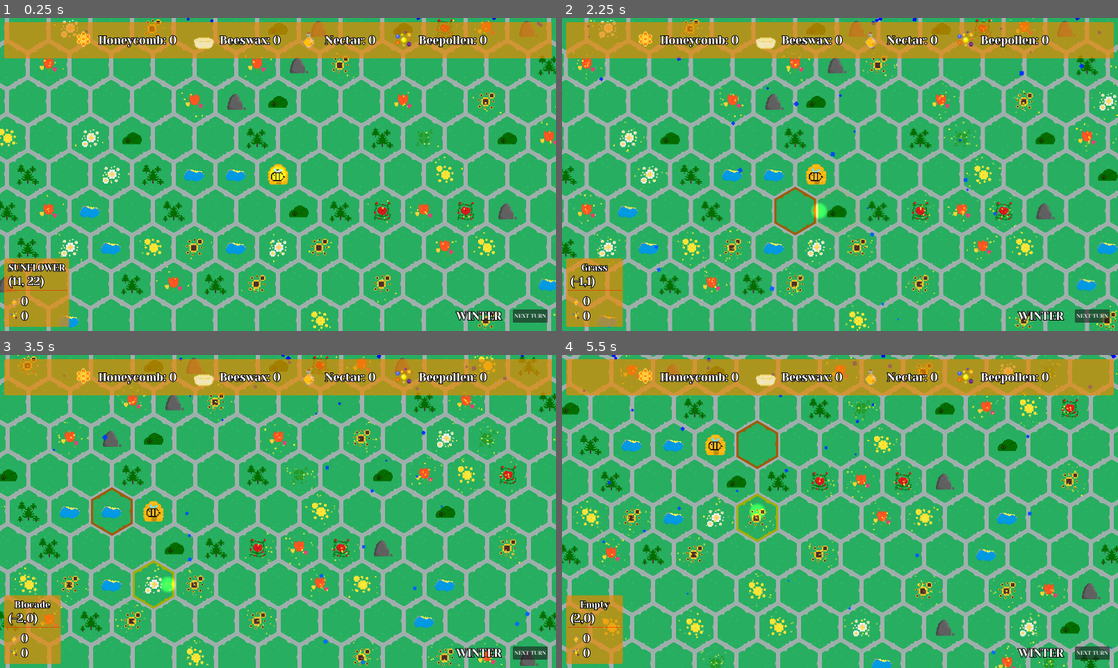
Above: before the commit, frames 1-4 (two rows, left to right).
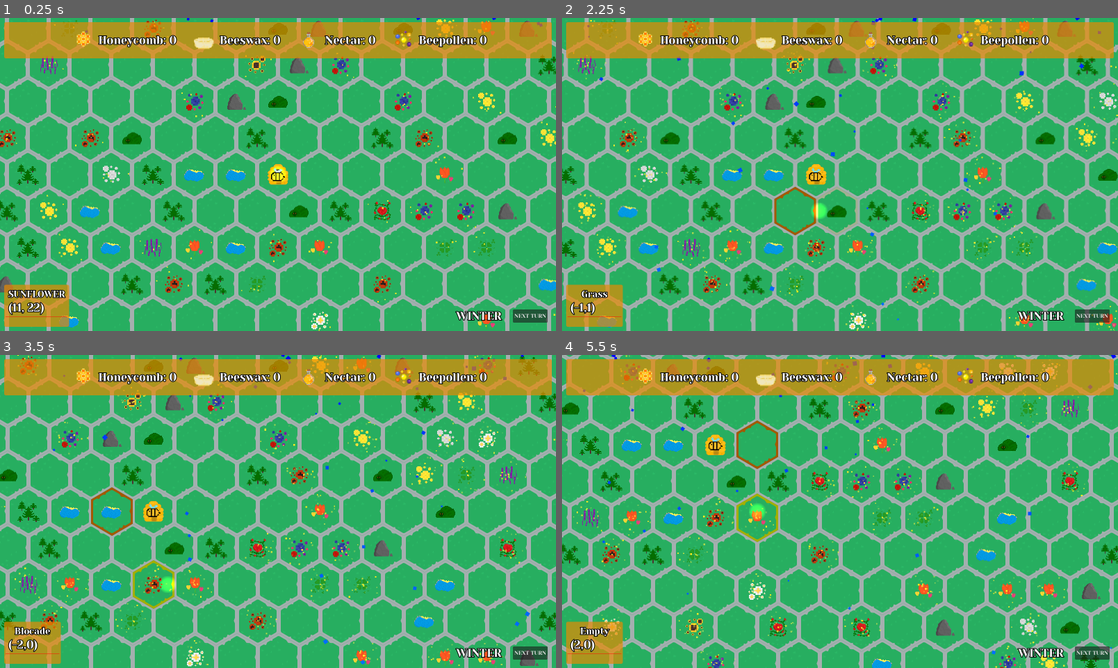
Above: after the commit, the same moments.

Repository: SpeedfireV/slavic-game-jam
Game: Godot game, scene res://game.tscn
Two runs of this game, one before a commit and one after it. Both use one fixed random seed, a clock stepped at 60 frames per second and the inputs below.
Inputs (mouse positions are in pixels of both pictures, inside the frame that each line leads up to):
- Up to frame 1 (0.25 s): no input
- Up to frame 2 (2.25 s): drag from (840, 174) to (878, 246) at 0.52 s; drag from (862, 212) to (817, 136) at 1.27 s; move the mouse to (817, 212) at 2.02 s; hold D (move_right) from 2.03 s (still down); click (817, 212) at 2.1 s
- Up to frame 3 (3.5 s): release D (move_right) at 2.75 s; drag from (127, 511) to (166, 583) at 2.77 s
- Up to frame 4 (5.5 s): drag from (695, 473) to (717, 583) at 3.52 s; drag from (734, 473) to (717, 583) at 4.27 s; move the mouse to (756, 511) at 5.02 s; hold S (move_down) from 5.03 s (still down); click (756, 511) at 5.1 s

The runs differ from the first frame. In frame 1, 4.9% of the frame differs, in the area x 0-100%, y 0-100%; in frame 2, 4.7%; in frame 3, 4.7%; in frame 4, 4.8%.

Commit message:
ui fixed

Diff:
--- a/flower.gd
+++ b/flower.gd
@@ -1 +1,4 @@
 class_name Flower extends HexagonResource
+
+@export var flower_name:String
+@export var flower_texture:Texture2D
--- a/flowers.gd
+++ b/flowers.gd
@@ -6,6 +6,19 @@
 const ROSE_TEXTURE: Texture2D = preload("res://assets/flowers/rose.png")
 const SUNFLOWER_TEXTURE: Texture2D = preload("res://assets/flowers/sunflower.png")
 const CLOVER_TEXTURE: Texture2D = preload("res://assets/flowers/clover.png")
+
+const CLOVER_FLOWER:Flower = preload("res://flowers/clover.tres")
+const CORNFLOWER_FLOWER:Flower = preload("res://flowers/cornflower.tres")
+const DAISY_FLOWER:Flower = preload("res://flowers/daisy.tres")
+const DANDELION_FLOWER:Flower = preload("res://flowers/dandelion.tres")
+const DANDELION_OLD_FLOWER:Flower = preload("res://flowers/dandelion_old.tres")
+const FIELD_POPPY_FLOWER:Flower = preload("res://flowers/field_poppy.tres")
+const LAVENDER_FLOWER:Flower = preload("res://flowers/lavender.tres")
+const ROSE_FLOWER:Flower = preload("res://flowers/rose.tres")
+const SUNFLOWER_FLOWER:Flower = preload("res://flowers/sunflower.tres")
+const TULIP_FLOWER:Flower = preload("res://flowers/tulip.tres")
+const VIOLET_FLOWER:Flower = preload("res://flowers/violet.tres")
+
 const FLOWER_TEXTURES: Array[Texture2D] = [
 	DANDELION_TEXTURE,
 	DAISY_TEXTURE,
@@ -14,3 +27,17 @@
 	SUNFLOWER_TEXTURE,
 	CLOVER_TEXTURE
 ]
+
+const FLOWER_TYPES: Array[Flower] = [
+	CLOVER_FLOWER,
+	CORNFLOWER_FLOWER,
+	DAISY_FLOWER,
+	DANDELION_FLOWER,
+	DANDELION_OLD_FLOWER,
+	FIELD_POPPY_FLOWER,
+	LAVENDER_FLOWER,
+	ROSE_FLOWER,
+	SUNFLOWER_FLOWER,
+	TULIP_FLOWER,
+	VIOLET_FLOWER,
+]
--- a/flowers/clover.tres
+++ b/flowers/clover.tres
@@ -1,5 +1,6 @@
-[gd_resource type="Resource" script_class="Flower" load_steps=4 format=3 uid="uid://ba6ij74koljhj"]
+[gd_resource type="Resource" script_class="Flower" load_steps=5 format=3 uid="uid://ba6ij74koljhj"]
 
+[ext_resource type="Texture2D" uid="uid://br2l8t2y5xwxe" path="res://assets/flowers/clover.png" id="1_hl2jr"]
 [ext_resource type="Script" uid="uid://0t5ugduq8561" path="res://collectable_resources.gd" id="1_r023t"]
 [ext_resource type="Script" uid="uid://c8gdaunyatd4t" path="res://flower.gd" id="1_xvdi3"]
 
@@ -14,10 +15,7 @@
 
 [resource]
 script = ExtResource("1_xvdi3")
-energy = 0
-collect_times = 0
-can_grow_summer = true
-can_grow_fall = true
-can_grow_spring = true
+flower_name = "Clover"
+flower_texture = ExtResource("1_hl2jr")
 possible_resources = SubResource("Resource_hl2jr")
 metadata/_custom_type_script = "uid://c8gdaunyatd4t"
--- a/flowers/cornflower.tres
+++ b/flowers/cornflower.tres
@@ -1,7 +1,8 @@
-[gd_resource type="Resource" script_class="Flower" load_steps=4 format=3 uid="uid://mbo6v5ffqoac"]
+[gd_resource type="Resource" script_class="Flower" load_steps=5 format=3 uid="uid://mbo6v5ffqoac"]
 
 [ext_resource type="Script" uid="uid://c8gdaunyatd4t" path="res://flower.gd" id="1_44yfs"]
 [ext_resource type="Script" uid="uid://0t5ugduq8561" path="res://collectable_resources.gd" id="1_iv7jx"]
+[ext_resource type="Texture2D" uid="uid://dh826il258adg" path="res://assets/flowers/cornflower.png" id="1_jtq0u"]
 
 [sub_resource type="Resource" id="Resource_jtq0u"]
 script = ExtResource("1_iv7jx")
@@ -14,7 +15,7 @@
 
 [resource]
 script = ExtResource("1_44yfs")
-energy = 0
-collectable_times = 0
+flower_name = "Cornflower"
+flower_texture = ExtResource("1_jtq0u")
 possible_resources = SubResource("Resource_jtq0u")
 metadata/_custom_type_script = "uid://c8gdaunyatd4t"
--- a/flowers/daisy.tres
+++ b/flowers/daisy.tres
@@ -1,7 +1,8 @@
-[gd_resource type="Resource" script_class="Flower" load_steps=4 format=3 uid="uid://cgeh48570wc6r"]
+[gd_resource type="Resource" script_class="Flower" load_steps=5 format=3 uid="uid://cgeh48570wc6r"]
 
 [ext_resource type="Script" uid="uid://c8gdaunyatd4t" path="res://flower.gd" id="1_5oc7o"]
 [ext_resource type="Script" uid="uid://0t5ugduq8561" path="res://collectable_resources.gd" id="1_btcvo"]
+[ext_resource type="Texture2D" uid="uid://dpr7bcx08u2kx" path="res://assets/flowers/daisy.png" id="1_skrm6"]
 
 [sub_resource type="Resource" id="Resource_skrm6"]
 script = ExtResource("1_btcvo")
@@ -14,7 +15,7 @@
 
 [resource]
 script = ExtResource("1_5oc7o")
-energy = 0
-collectable_times = 0
+flower_name = "Daisy"
+flower_texture = ExtResource("1_skrm6")
 possible_resources = SubResource("Resource_skrm6")
 metadata/_custom_type_script = "uid://c8gdaunyatd4t"
--- a/flowers/dandelion.tres
+++ b/flowers/dandelion.tres
@@ -1,7 +1,8 @@
-[gd_resource type="Resource" script_class="Flower" load_steps=4 format=3 uid="uid://bv1452qfca6i8"]
+[gd_resource type="Resource" script_class="Flower" load_steps=5 format=3 uid="uid://bv1452qfca6i8"]
 
 [ext_resource type="Script" uid="uid://0t5ugduq8561" path="res://collectable_resources.gd" id="1_68lp4"]
 [ext_resource type="Script" uid="uid://c8gdaunyatd4t" path="res://flower.gd" id="1_dkdwr"]
+[ext_resource type="Texture2D" uid="uid://bb1lp3slrikfi" path="res://assets/flowers/dandelion.png" id="1_loyc2"]
 
 [sub_resource type="Resource" id="Resource_loyc2"]
 script = ExtResource("1_68lp4")
@@ -14,7 +15,7 @@
 
 [resource]
 script = ExtResource("1_dkdwr")
-energy = 0
-collectable_times = 0
+flower_name = "Dandelion"
+flower_texture = ExtResource("1_loyc2")
 possible_resources = SubResource("Resource_loyc2")
 metadata/_custom_type_script = "uid://c8gdaunyatd4t"
--- a/flowers/dandelion_old.tres
+++ b/flowers/dandelion_old.tres
@@ -1,7 +1,8 @@
-[gd_resource type="Resource" script_class="Flower" load_steps=4 format=3 uid="uid://dl3xjrffvoiho"]
+[gd_resource type="Resource" script_class="Flower" load_steps=5 format=3 uid="uid://dl3xjrffvoiho"]
 
 [ext_resource type="Script" uid="uid://c8gdaunyatd4t" path="res://flower.gd" id="1_0wolf"]
 [ext_resource type="Script" uid="uid://0t5ugduq8561" path="res://collectable_resources.gd" id="1_5j61p"]
+[ext_resource type="Texture2D" uid="uid://dqb8dtbumvruc" path="res://assets/flowers/dandelion_old.png" id="1_42kwx"]
 
 [sub_resource type="Resource" id="Resource_42kwx"]
 script = ExtResource("1_5j61p")
@@ -14,7 +15,7 @@
 
 [resource]
 script = ExtResource("1_0wolf")
-energy = 0
-collectable_times = 0
+flower_name = "Dandelion Old"
+flower_texture = ExtResource("1_42kwx")
 possible_resources = SubResource("Resource_42kwx")
 metadata/_custom_type_script = "uid://c8gdaunyatd4t"
--- a/flowers/field_poppy.tres
+++ b/flowers/field_poppy.tres
@@ -1,6 +1,7 @@
-[gd_resource type="Resource" script_class="Flower" load_steps=4 format=3 uid="uid://b8ssh76lf01b"]
+[gd_resource type="Resource" script_class="Flower" load_steps=5 format=3 uid="uid://b8ssh76lf01b"]
 
 [ext_resource type="Script" uid="uid://0t5ugduq8561" path="res://collectable_resources.gd" id="1_i52bh"]
+[ext_resource type="Texture2D" uid="uid://cfr3ixstc45aq" path="res://assets/flowers/field_poppy.png" id="1_iiwrw"]
 [ext_resource type="Script" uid="uid://c8gdaunyatd4t" path="res://flower.gd" id="1_yty1l"]
 
 [sub_resource type="Resource" id="Resource_iiwrw"]
@@ -14,7 +15,7 @@
 
 [resource]
 script = ExtResource("1_yty1l")
-energy = 0
-collectable_times = 0
+flower_name = "Field Poppy"
+flower_texture = ExtResource("1_iiwrw")
 possible_resources = SubResource("Resource_iiwrw")
 metadata/_custom_type_script = "uid://c8gdaunyatd4t"
--- a/flowers/lavender.tres
+++ b/flowers/lavender.tres
@@ -1,7 +1,10 @@
-[gd_resource type="Resource" script_class="Flower" load_steps=2 format=3 uid="uid://c4ckjv4lohhhk"]
+[gd_resource type="Resource" script_class="Flower" load_steps=3 format=3 uid="uid://c4ckjv4lohhhk"]
 
+[ext_resource type="Texture2D" uid="uid://dnwgn7b8yracu" path="res://assets/flowers/lavender.png" id="1_cxivd"]
 [ext_resource type="Script" uid="uid://c8gdaunyatd4t" path="res://flower.gd" id="1_mg0f6"]
 
 [resource]
 script = ExtResource("1_mg0f6")
+flower_name = "Lavender"
+flower_texture = ExtResource("1_cxivd")
 metadata/_custom_type_script = "uid://c8gdaunyatd4t"
--- a/flowers/rose.tres
+++ b/flowers/rose.tres
@@ -1,7 +1,10 @@
-[gd_resource type="Resource" script_class="Flower" load_steps=2 format=3 uid="uid://cu7flfaff4vp5"]
+[gd_resource type="Resource" script_class="Flower" load_steps=3 format=3 uid="uid://cu7flfaff4vp5"]
 
 [ext_resource type="Script" uid="uid://c8gdaunyatd4t" path="res://flower.gd" id="1_h0ng6"]
+[ext_resource type="Texture2D" uid="uid://crpl8gqtj7crn" path="res://assets/flowers/rose.png" id="1_v21rf"]
 
 [resource]
 script = ExtResource("1_h0ng6")
+flower_name = "Rose"
+flower_texture = ExtResource("1_v21rf")
 metadata/_custom_type_script = "uid://c8gdaunyatd4t"
--- a/flowers/sunflower.tres
+++ b/flowers/sunflower.tres
@@ -1,7 +1,8 @@
-[gd_resource type="Resource" script_class="Flower" load_steps=4 format=3 uid="uid://dhmc3oxjsqoe7"]
+[gd_resource type="Resource" script_class="Flower" load_steps=5 format=3 uid="uid://dhmc3oxjsqoe7"]
 
 [ext_resource type="Script" uid="uid://c8gdaunyatd4t" path="res://flower.gd" id="1_i03ns"]
 [ext_resource type="Script" uid="uid://0t5ugduq8561" path="res://collectable_resources.gd" id="1_jpftj"]
+[ext_resource type="Texture2D" uid="uid://bigc8owakqnqh" path="res://assets/flowers/sunflower.png" id="1_lh8cp"]
 
 [sub_resource type="Resource" id="Resource_lh8cp"]
 script = ExtResource("1_jpftj")
@@ -14,7 +15,7 @@
 
 [resource]
 script = ExtResource("1_i03ns")
-energy = 0
-collectable_times = 0
+flower_name = "Sunflower"
+flower_texture = ExtResource("1_lh8cp")
 possible_resources = SubResource("Resource_lh8cp")
 metadata/_custom_type_script = "uid://c8gdaunyatd4t"
--- a/flowers/tulip.tres
+++ b/flowers/tulip.tres
@@ -1,7 +1,10 @@
-[gd_resource type="Resource" script_class="Flower" load_steps=2 format=3 uid="uid://j62s5jhk145q"]
+[gd_resource type="Resource" script_class="Flower" load_steps=3 format=3 uid="uid://j62s5jhk145q"]
 
+[ext_resource type="Texture2D" uid="uid://313hvlqi8me4" path="res://assets/flowers/tulip.png" id="1_4i7pw"]
 [ext_resource type="Script" uid="uid://c8gdaunyatd4t" path="res://flower.gd" id="1_eoxy3"]
 
 [resource]
 script = ExtResource("1_eoxy3")
+flower_name = "Tulip"
+flower_texture = ExtResource("1_4i7pw")
 metadata/_custom_type_script = "uid://c8gdaunyatd4t"
--- a/flowers/violet.tres
+++ b/flowers/violet.tres
@@ -1,7 +1,10 @@
-[gd_resource type="Resource" script_class="Flower" load_steps=2 format=3 uid="uid://b54g8wdc8u58p"]
+[gd_resource type="Resource" script_class="Flower" load_steps=3 format=3 uid="uid://b54g8wdc8u58p"]
 
 [ext_resource type="Script" uid="uid://c8gdaunyatd4t" path="res://flower.gd" id="1_3lcsk"]
+[ext_resource type="Texture2D" uid="uid://313hvlqi8me4" path="res://assets/flowers/tulip.png" id="1_go847"]
 
 [resource]
 script = ExtResource("1_3lcsk")
+flower_name = "Violet"
+flower_texture = ExtResource("1_go847")
 metadata/_custom_type_script = "uid://c8gdaunyatd4t"
--- a/map/map_hexagon.gd
+++ b/map/map_hexagon.gd
@@ -16,6 +16,8 @@
 	Blocade,
 	Grass
 }
+
+var flower_resource: Flower
 
 var possible_random_hexagon_types: Array[HexagonType] = [
 	HexagonType.Empty,
@@ -82,6 +84,7 @@
 @onready var interaction_area: Area2D = %InteractionArea
 @onready var flower_particles: CPUParticles2D = %FlowerParticles
 
+
 var neighbours: Neighbours = Neighbours.new()
 var coords: Vector2i = Vector2i.ZERO
 var hexagon_type: HexagonType = HexagonType.Empty
@@ -122,7 +125,8 @@
 		hexagon_resource.texture = OBSTACLES[randi() % OBSTACLES.size()]
 		hexagon_resource.scale = Vector2(2, 2)
 	if hexagon_type == HexagonType.Flower:
-		hexagon_resource.texture = Flowers.FLOWER_TEXTURES.pick_random()
+		flower_resource = Flowers.FLOWER_TYPES.pick_random()
+		hexagon_resource.texture = flower_resource.flower_texture
 		hexagon_resource.scale = Vector2(1.7, 1.7)
 		flower_particles.emitting = true
 	if hexagon_type == HexagonType.Beehive:
--- a/ui/hex_description/hex_description.gd
+++ b/ui/hex_description/hex_description.gd
@@ -4,21 +4,36 @@
 @onready var coordinates_label: Label = %Coords
 
 @onready var nectar_label: Label = %NectarLabel
+@onready var nectar_icon: TextureRect = %NectarIcon
 @onready var beepollen_label: Label = %BeepollenLabel
+@onready var beepollen_icon: TextureRect = %BeepollenIcon
 
-var show_info_resources :bool = true
+var show_info_resources :bool = false
+
+func _ready() -> void:
+	GameManager.hexagon_selected.connect(update_info)
 
 func update_info(hexagon: MapHexagon):
 	if hexagon.hexagon_type == MapHexagon.HexagonType.Flower:
 		show_info_resources = true
+		resource_name_label.text = hexagon.flower_resource.flower_name
 	else:
 		show_info_resources = false
+		resource_name_label.text = hexagon.get_hex_resource_name()
 
-	resource_name_label.text = hexagon.get_hex_resource_name()
 	coordinates_label.text = "(" + str(hexagon.coords.x) + "," + str (hexagon.coords.y / 3) + ")"
 
 
 func _process(delta: float) -> void:
-	if show_info_resources:
-		nectar_label.text = str(GameManager.collectable_resources.nectar)
-		beepollen_label.text = str(GameManager.collectable_resources.beepollen)
+	if !show_info_resources:
+		nectar_label.visible = false
+		nectar_icon.visible = false
+		beepollen_label.visible = false
+		beepollen_icon.visible = false
+	else:
+		nectar_label.text = str(GameManager.selected_hexagon.flower_resource.possible_resources.nectar)
+		nectar_label.visible = true
+		nectar_icon.visible = true
+		beepollen_label.text = str(GameManager.selected_hexagon.flower_resource.possible_resources.beepollen)
+		beepollen_label.visible = true
+		beepollen_icon.visible = true
--- a/ui/hex_description/hex_description.tscn
+++ b/ui/hex_description/hex_description.tscn
@@ -44,7 +44,8 @@
 [node name="HBoxContainer" type="HBoxContainer" parent="VBoxContainer"]
 layout_mode = 2
 
-[node name="TextureRect" type="TextureRect" parent="VBoxContainer/HBoxContainer"]
+[node name="NectarIcon" type="TextureRect" parent="VBoxContainer/HBoxContainer"]
+unique_name_in_owner = true
 layout_mode = 2
 texture = ExtResource("2_b0agt")
 
@@ -57,7 +58,8 @@
 [node name="HBoxContainer2" type="HBoxContainer" parent="VBoxContainer"]
 layout_mode = 2
 
-[node name="TextureRect" type="TextureRect" parent="VBoxContainer/HBoxContainer2"]
+[node name="BeepollenIcon" type="TextureRect" parent="VBoxContainer/HBoxContainer2"]
+unique_name_in_owner = true
 layout_mode = 2
 texture = ExtResource("3_ppuvt")
 
Not shown: 1 places in ui/hex_description/hex_description.tscn that only renumber resources
